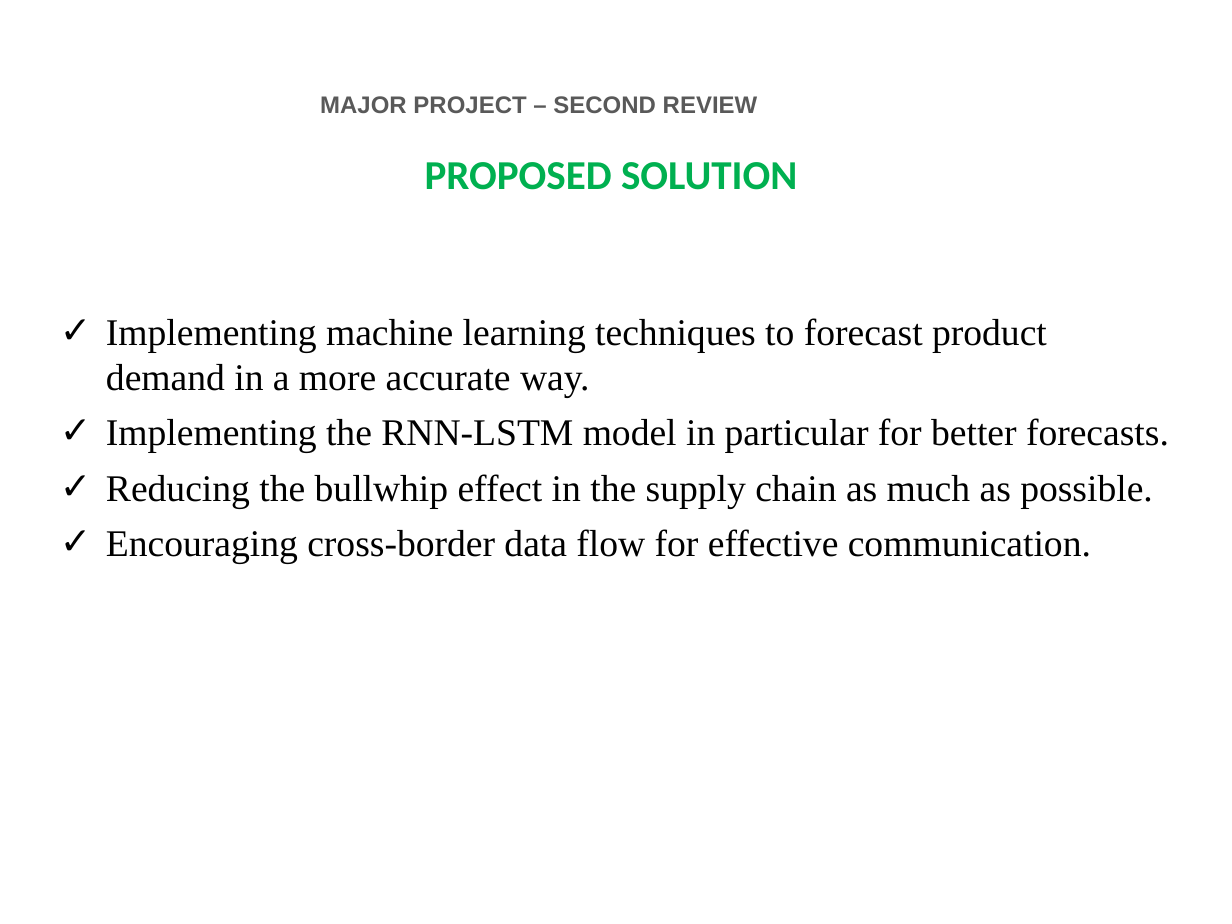
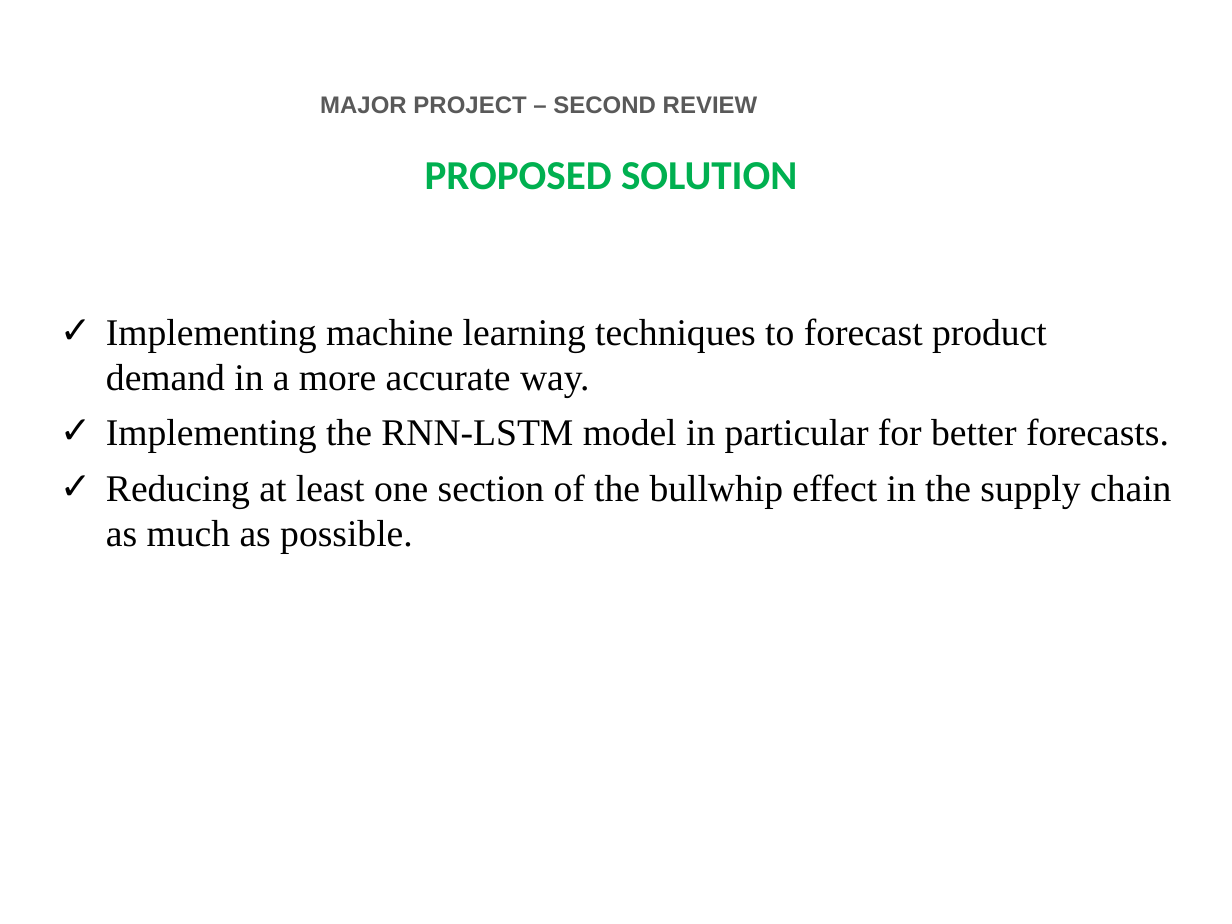
Before and after one commit to 24tarun/UG-project-Demand-Forecasting, a slide deck: slide 5 of FINAL_YEAR_PROJECT_PPT.pptx. Drawn at 1232x924 pixels with LibreOffice and Linux fonts; fonts in the diff are those of the drawing; background and template pictures are left out. Boxes give left, top, right and bottom in pixels: in the first picture for what was removed or moved away, otherwise in the second. Text is boxed around its words. In the diff, an @@ line names an element or a change of style, - is before the commit and + after.

```diff
--- a/FINAL_YEAR_PROJECT_PPT.pptx
+++ b/FINAL_YEAR_PROJECT_PPT.pptx
@@ text at (x1=106, y1=474, x2=1171, y2=554): text changed @@
-✓ Reducing the bullwhip effect in the supply chain as much as possible.
-✓ Encouraging cross-border data flow for effective communication.
+✓ Reducing at least one section of the bullwhip effect in the supply chain as much as possible.
```
Also in this commit, not shown: 3 other slides changed, 5 slides added, 2 slides removed, 4 other files.
